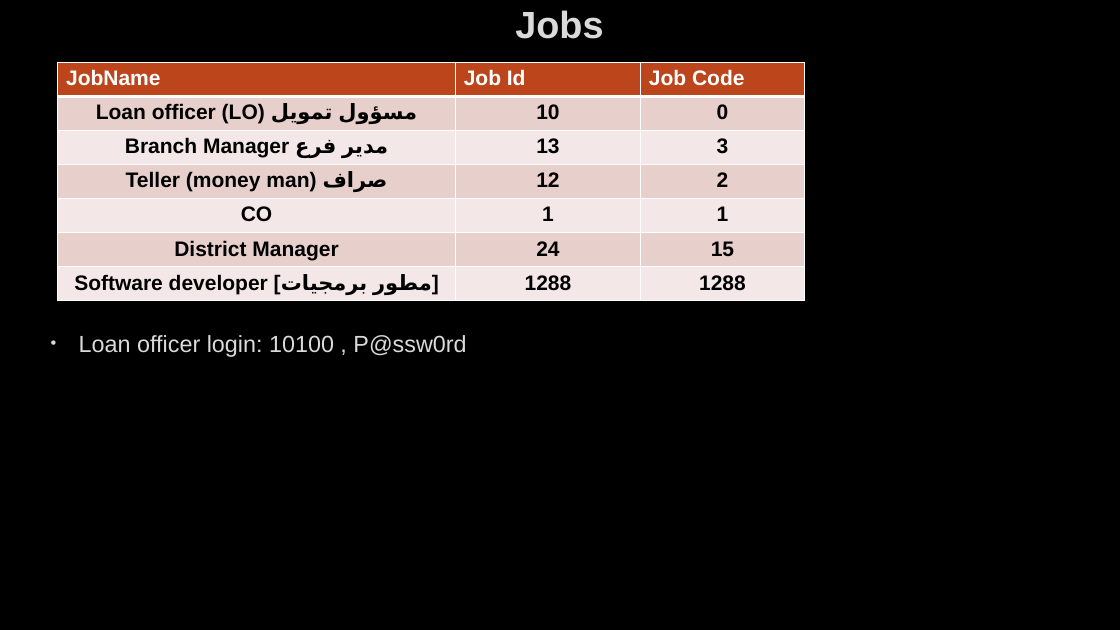
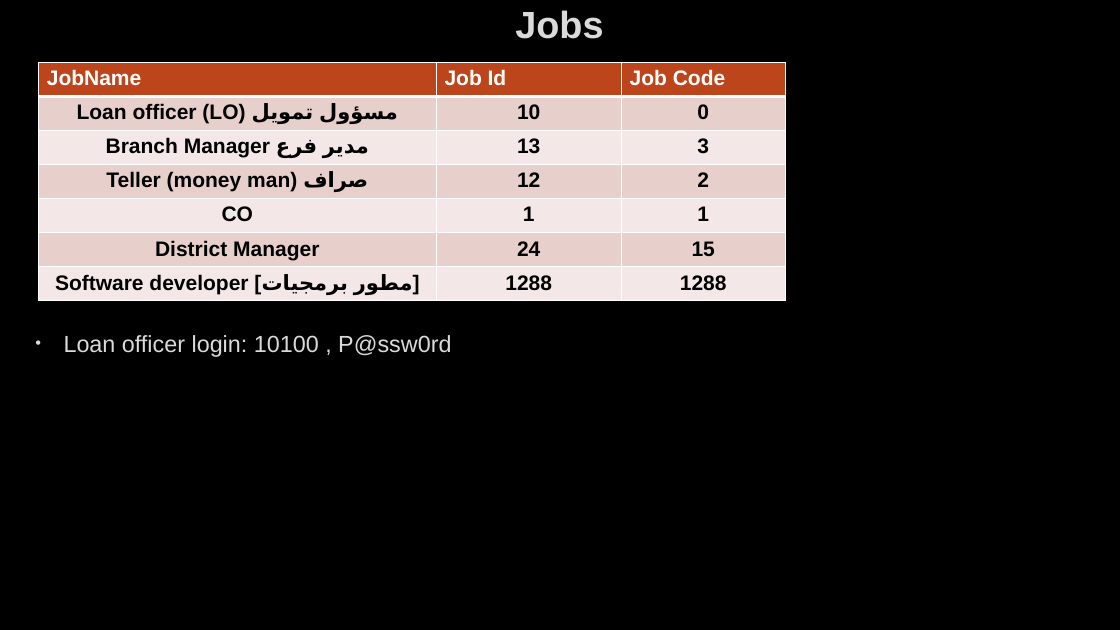
Before and after one commit to AhmedMohamedSamir1/Summary, a slide deck: slide 186 of Dot Net/Business.pptx (slide 142 before the commit). Drawn at 1120x630 pixels with LibreOffice and Linux fonts; fonts in the diff are those of the drawing; background and template pictures are left out. Boxes give left, top, right and bottom in pixels: in the first picture for what was removed or moved away, otherwise in the second. Text is boxed around its words. In the diff, an @@ line names an element or a change of style, - is before the commit and + after.

```diff
--- a/Dot Net/Business.pptx
+++ b/Dot Net/Business.pptx
@@ text "Loan officer login: 10100 , ...": place and size @@
-text "Loan officer login: 10100 , ..." at (79, 335, 466, 357)
+text "Loan officer login: 10100 , ..." at (64, 335, 451, 357)
@@ table: place and size @@
-table at (58, 62, 804, 301)
+table at (39, 62, 785, 301)
```
Also in this commit, not shown: 27 other slides changed, 64 slides added, 16 slides removed, 8 other files.
